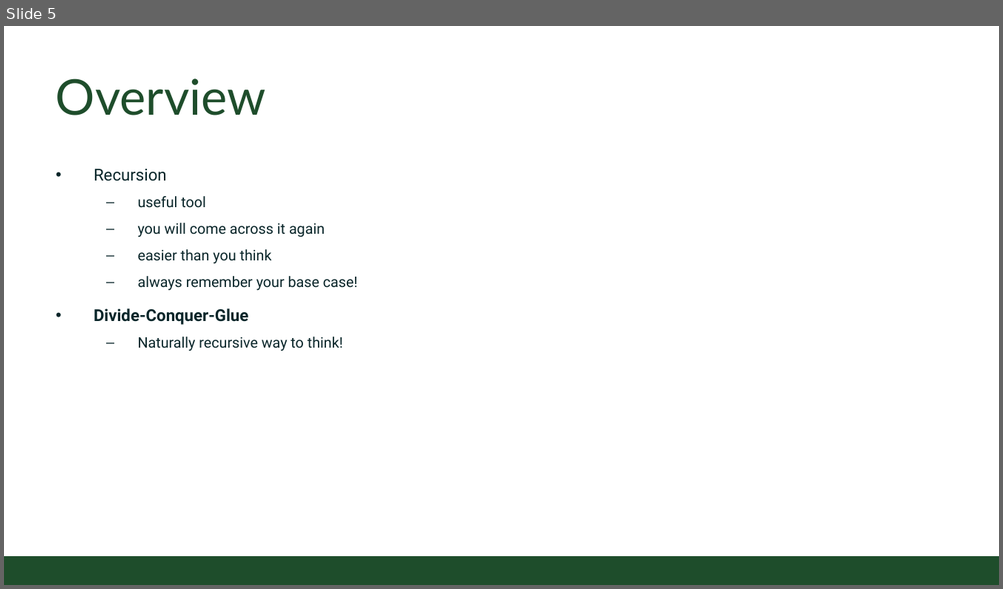
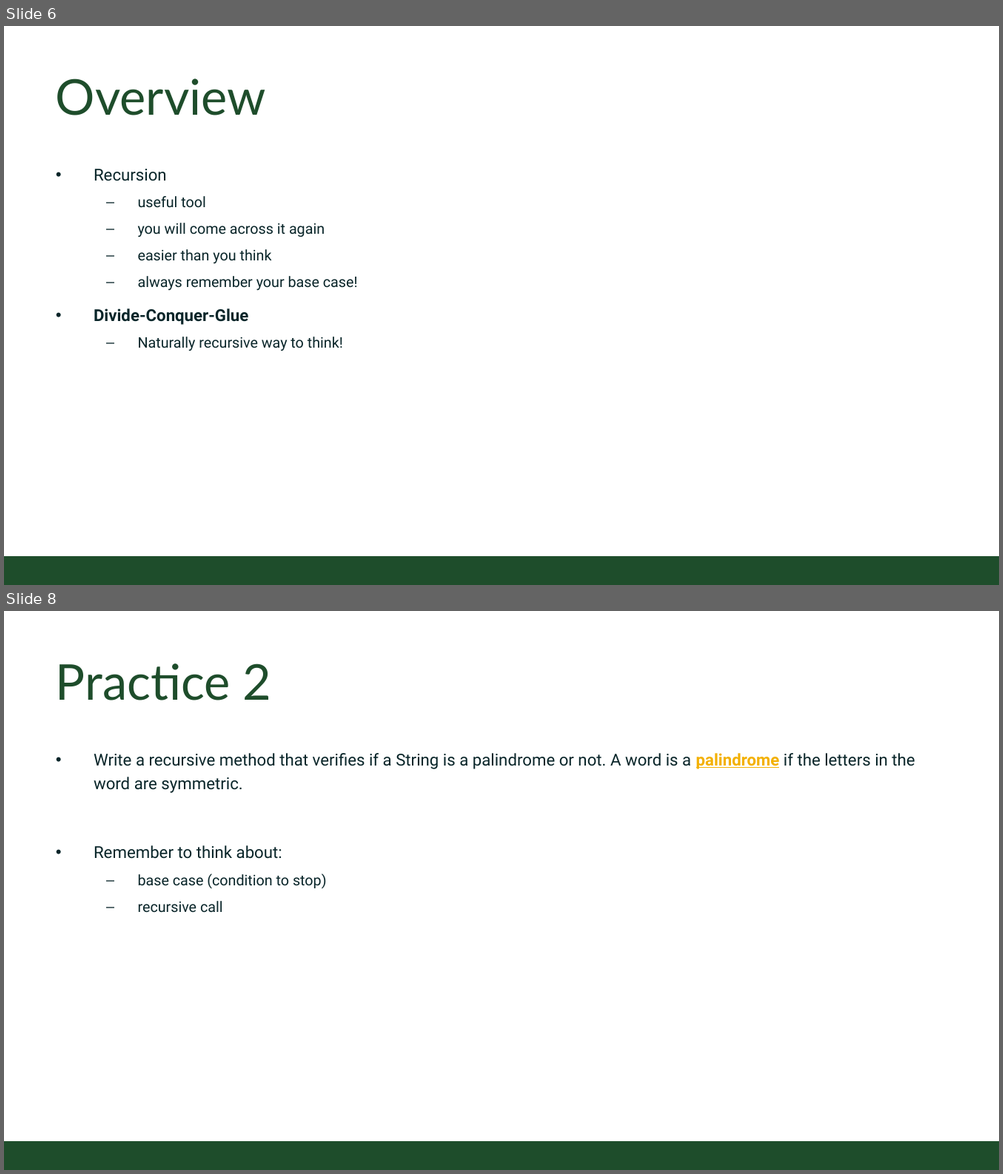
Before and after one commit to CSU-CompSci-CS163-4/Handouts, a slide deck: slides/On-Campus/14_01_More Recursion.pptx. Shown one above the other, each under a label of ours: slide 5 before the commit, slides 6 and 8 after it; the slides between them are not shown. The pictures are 1003x589 and 1003x1174 pixels, drawn with LibreOffice and Linux fonts; fonts in the diff are those of the drawing; background and template pictures are left out. Boxes give left, top, right and bottom in pixels: in the first picture for what was removed or moved away, otherwise in the second. Text is boxed around its words. In the diff, an @@ line names an element or a change of style, - is before the commit and + after.

Commit message:
update More Recursion
Add a reading check and two practices

```diff
--- a/slides/On-Campus/14_01_More Recursion.pptx
+++ b/slides/On-Campus/14_01_More Recursion.pptx
@@ slide 8 added at bbox=[4, 611, 999, 1170], background #FFFFFF; not listed: 1 template element that a slide beside it also shows @@
@@ title added at bbox=[56, 664, 272, 701], 54 pt, text #1E4D2B @@
+Practice 2
@@ text added at bbox=[94, 753, 914, 913], 18 pt, text #092529 @@
+• Write a recursive method that verifies if a String is a palindrome or not. A word is a palindrome if the letters in the word are symmetric.
+• Remember to think about:
+  – base case (condition to stop)
+  – recursive call
@@ what was slide 5 is now slide 6 @@
```
Also in this commit, not shown: 2 other slides added.
